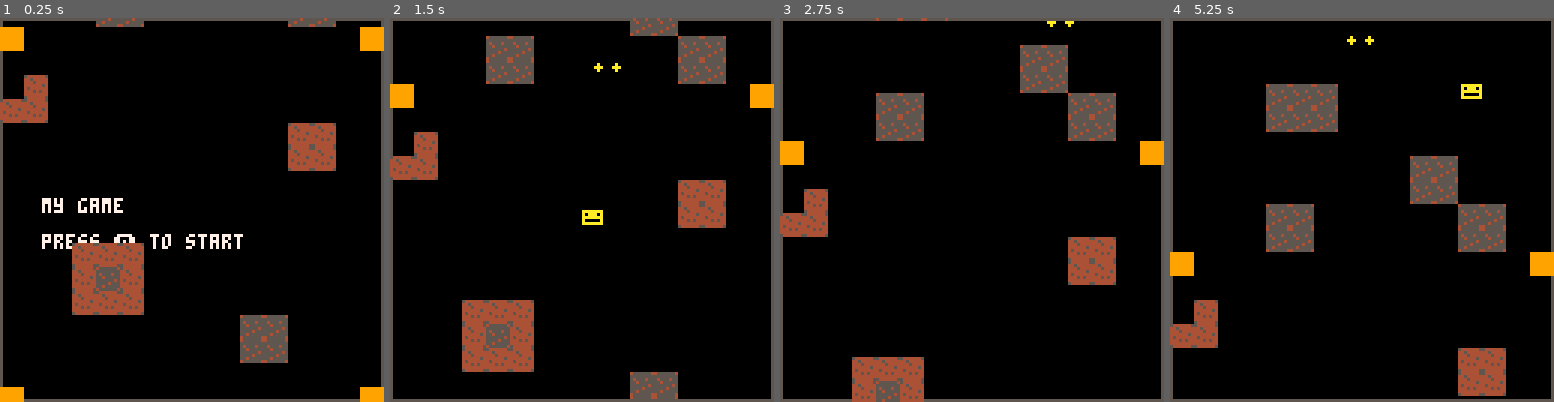
Above: before the commit, frames 1-4 (left to right).
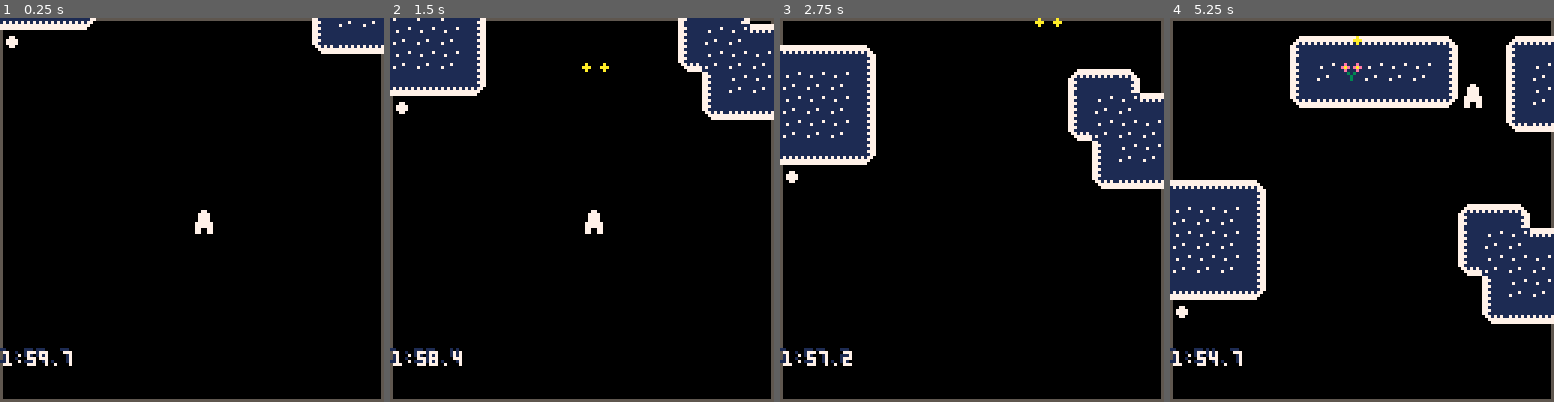
Above: after the commit, the same moments.

Repository: morningtoast/pico8-caravan
Game: PICO-8 cartridge caravan.p8
The game is run twice, just before and just after one commit, with the same random seed, the same clock (stepped at 60 frames per second) and the same inputs.
Inputs:
- Up to frame 1 (0.25 s): no input
- Up to frame 2 (1.5 s): tap X (X key) at 0.33, 1.07 s; tap O (Z key) at 0.7 s
- Up to frame 3 (2.75 s): hold Right 1.6-2.1 s; tap O (Z key) at 1.7, 2.1, 2.5 s; tap X (X key) at 1.85 s; hold Up 2.15-2.42 s; hold Right from 2.47 s (still down)
- Up to frame 4 (5.25 s): tap O (Z key) every 0.4 s from 2.9 to 4.9 s; tap X (X key) at 2.97, 4.08, 5.2 s; release Right at 3.03 s; hold Left 3.08-3.58 s; hold Down 3.63-3.97 s; hold Right 4.02-4.68 s; hold Up 4.73-5.03 s; hold Left from 5.08 s (still down)

The runs differ from the first frame. In frame 1, 13% of the frame differs, in the area x 0-100%, y 0-100%; in frame 2, 21%; in frame 3, 23%; in frame 4, 34%, in the area x 0-100%, y 4-99%.

Commit message:
Scrolling and tile switching works

Diff:
--- a/caravan.p8
+++ b/caravan.p8
@@ -76,8 +76,8 @@
 end
 
 function p_draw()
-	print("\140",p_x,p_y, 10)
-	--spr(1, p_x,p_y, 2,2)
+	--print("\140",p_x,p_y, 10)
+	spr(3, p_x,p_y)
 end
 
 function p_move()
@@ -103,13 +103,13 @@
 
 	end
 
-	p_muzzle_x=p_x+8
+	p_muzzle_x=p_x+4
 	p_muzzle_y=p_y
 end
 
 function p_action()
-	if btnzp then
-		if timer("firerate",3,true) then
+	if btnz then
+		if timer("firerate",9,true) then
 			bullet_shoot(p_muzzle_x,p_muzzle_y)
 		end
 	else
@@ -182,7 +182,34 @@
 		b.y+=b.dy
 
 
-		debug=fget(mget(b.x/8,b.y-mapy/8),1)
+		--debug=fget(mget(b.x/8,b.y-mapy/8),1)
+		map_xoffset=0 --use map1
+		map_yoffset=map1y
+		if b.y<map1y then
+			map_xoffset=128 --use map2
+			map_yoffset=map2y
+		end
+
+		if b.y<map2y then
+			map_xoffset=256 --use map3
+			map_yoffset=map3y
+		end
+
+		--get tile and check its flag
+		current_tile=mget((b.x+map_xoffset)/8,(b.y-map_yoffset)/8)
+
+		tile_is_dirt=fget(current_tile,0)
+		tile_is_flower=fget(current_tile,1)
+		--tile_is_rose=fget(current_tile,3)
+
+
+		if tile_is_dirt then
+			mset((b.x+map_xoffset)/8,(b.y-map_yoffset)/8,33)
+			del(bullets,b)
+		end
+
+
+
 
 		if offscreen(b.x,b.y) then
 			del(bullets,b)
@@ -556,7 +583,7 @@
 
 function _init()
 	score_reset()
-	title_init()
+	game_init()
 	--[[
 	objects={}
 	for mx=0,15 do
@@ -583,18 +610,43 @@
 	btnzp=btnp(4)
 	btnxp=btnp(5)
 
+
 	cart_update()
 	t+=1
 end
 
-mapy=-384
+scroll_speed=.3
+map1y=-384
+map2y=-896
+map3y=-1408
+
 function _draw()
 	cls()
 
-	cart_draw()
+
 	rect(0,0,127,127,5)
-	map(0,0, 0,mapy, 32,128)
-	mapy+=.25
+
+
+	if flr(map3y)>=0 then
+		scroll_speed=0
+	else
+		game_clock=clock.update(game_clock,-1)
+	end --stops scrolling
+
+	if map1y<128 then
+		map(0,0, 0,map1y, 32,128)
+		map1y+=scroll_speed
+	end
+
+	if map2y<128 then
+		map(16,0, 0,map2y, 32,128)
+		map2y+=scroll_speed
+	end
+
+	map(32,0, 0,map3y, 32,128)
+	map3y+=scroll_speed
+
+	debug=clock.text(game_clock)
 
 	--[[
 	for obj in all(objects) do
@@ -609,6 +661,10 @@
 	--debug=#objects
 
 
+	cart_draw()
+
+
+
 	if debug then print(debug, 0,110, 1) print(debug, 1,111, 7) end
 end
 
@@ -620,8 +676,25 @@
 	if musicon then musicon=false music(-1) else musicon=true end
 end)
 
-
-
+game_clock=120
+clock={
+	update=function(cv,d)
+		d=d or 1
+		cv+=1/60*d
+
+		if d<0 and cv<=0 then cv=0 end
+
+		return cv
+	end,
+	text=function(cv)
+		local mins=flr(cv/60)
+		local sec=flr(cv%60)
+		if (sec<10) then sec="0"..sec end
+
+		return(mins..":"..sec.."."..(flr(10*(cv-flr(cv)))).."")
+
+	end
+}
 
 
 --
@@ -982,168 +1055,168 @@
 
 
 __gff__
-0000020000000000000000000000000008000000000000000000000000000000000000000000000000000000000000000000000000000000000000000000000000000000000000000000000000000000000000000000000000000000000000000000000000000000000000000000000000000000000000000000000000000000
+0002000000000000000000000000000008000000000000000000000000000000000201000000000000000000000000000000000000000000000000000000000000000000000000000000000000000000000000000000000000000000000000000000000000000000000000000000000000000000000000000000000000000000
 0000000000000000000000000000000000000000000000000000000000000000000000000000000000000000000000000000000000000000000000000000000000000000000000000000000000000000000000000000000000000000000000000000000000000000000000000000000000000000000000000000000000000000
 __map__
-0200000000000000000000000000000200000000000000000000000000000000000000000000000000000000000000000000000000000000000000000000000000000000000000000000000000000000000000000000000000000000000000000000000000000000000000000000000000000000000000000000000000000000
-0000000000000000000000000000000000000000000000000000000000000000000000000000000000000000000000000000000000000000000000000000000000000000000000000000000000000000000000000000000000000000000000000000000000000000000000000000000000000000000000000000000000000000
-0000000000000000010000000000000000000000000000000000000000000000000000000000000000000000000000000000000000000000000000000000000000000000000000000000000000000000000000000000000000000000000000000000000000000000000000000000000000000000000000000000000000000000
-0000000100000000000000000000000000000000000000000000000000000000000000000000000000000000000000000000000000000000000000000000000000000000000000000000000000000000000000000000000000000000000000000000000000000000000000000000000000000000000000000000000000000000
-0000000000010000000000010000000000000000000000000000000000000000000000000000000000000000000000000000000000000000000000000000000000000000000000000000000000000000000000000000000000000000000000000000000000000000000000000000000000000000000000000000000000000000
-0000000000000000000000010000000000000000000000000000000000000000000000000000000000000000000000000000000000000000000000000000000000000000000000000000000000000000000000000000000000000000000000000000000000000000000000000000000000000000000000000000000000000000
-0000000000000002000000000000000000000000000000000000000000000000000000000000000000000000000000000000000000000000000000000000000000000000000000000000000000000000000000000000000000000000000000000000000000000000000000000000000000000000000000000000000000000000
-0000000000000000000000000000000000000000000000000000000000000000000000000000000000000000000000000000000000000000000000000000000000000000000000000000000000000000000000000000000000000000000000000000000000000000000000000000000000000000000000000000000000000000
-0000000000000000000000000000000000000000000000000000000000000000000000000000000000000000000000000000000000000000000000000000000000000000000000000000000000000000000000000000000000000000000000000000000000000000000000000000000000000000000000000000000000000000
-0000000000000000000000000000000000000000000000000000000000000000000000000000000000000000000000000000000000000000000000000000000000000000000000000000000000000000000000000000000000000000000000000000000000000000000000000000000000000000000000000000000000000000
-0000000001000000000001010000000000000000000000000000000000000000000000000000000000000000000000000000000000000000000000000000000000000000000000000000000000000000000000000000000000000000000000000000000000000000000000000000000000000000000000000000000000000000
-0000000100010000000000010000000000000000000000000000000000000000000000000000000000000000000000000000000000000000000000000000000000000000000000000000000000000000000000000000000000000000000000000000000000000000000000000000000000000000000000000000000000000000
-0000000000000000000000000000000000000000000000000000000000000000000000000000000000000000000000000000000000000000000000000000000000000000000000000000000000000000000000000000000000000000000000000000000000000000000000000000000000000000000000000000000000000000
-0000000000000000000000000000000000000000000000000000000000000000000000000000000000000000000000000000000000000000000000000000000000000000000000000000000000000000000000000000000000000000000000000000000000000000000000000000000000000000000000000000000000000000
-0000000000000000000101000000000000000000000000000000000000000000000000000000000000000000000000000000000000000000000000000000000000000000000000000000000000000000000000000000000000000000000000000000000000000000000000000000000000000000000000000000000000000000
-0200000000000000000000000000000200000000000000000000000000000000000000000000000000000000000000000000000000000000000000000000000000000000000000000000000000000000000000000000000000000000000000000000000000000000000000000000000000000000000000000000000000000000
-0000000000000000000000000000000000000000000000000000000000000000000000000000000000000000000000000000000000000000000000000000000000000000000000000000000000000000000000000000000000000000000000000000000000000000000000000000000000000000000000000000000000000000
-0000000000000000000000000000000000000000000000000000000000000000000000000000000000000000000000000000000000000000000000000000000000000000000000000000000000000000000000000000000000000000000000000000000000000000000000000000000000000000000000000000000000000000
-0000000000000000000000000000000000000000000000000000000000000000000000000000000000000000000000000000000000000000000000000000000000000000000000000000000000000000000000000000000000000000000000000000000000000000000000000000000000000000000000000000000000000000
-0000000000000200000000000000000000000000000000000000000000000000000000000000000000000000000000000000000000000000000000000000000000000000000000000000000000000000000000000000000000000000000000000000000000000000000000000000000000000000000000000000000000000000
-0000000002000000020200000000000000000000000000000000000000000000000000000000000000000000000000000000000000000000000000000000000000000000000000000000000000000000000000000000000000000000000000000000000000000000000000000000000000000000000000000000000000000000
-0000000000000002020000000000000000000000000000000000000000000000000000000000000000000000000000000000000000000000000000000000000000000000000000000000000000000000000000000000000000000000000000000000000000000000000000000000000000000000000000000000000000000000
-0000000002020002020200000000000000000000000000000000000000000000000000000000000000000000000000000000000000000000000000000000000000000000000000000000000000000000000000000000000000000000000000000000000000000000000000000000000000000000000000000000000000000000
-0000000000000002020200000000000000000000000000000000000000000000000000000000000000000000000000000000000000000000000000000000000000000000000000000000000000000000000000000000000000000000000000000000000000000000000000000000000000000000000000000000000000000000
-0000000000000000000000000000000000000000000000000000000000000000000000000000000000000000000000000000000000000000000000000000000000000000000000000000000000000000000000000000000000000000000000000000000000000000000000000000000000000000000000000000000000000000
-0000000000000000000000000000000000000000000000000000000000000000000000000000000000000000000000000000000000000000000000000000000000000000000000000000000000000000000000000000000000000000000000000000000000000000000000000000000000000000000000000000000000000000
-0000000000000000000000000000000000000000000000000000000000000000000000000000000000000000000000000000000000000000000000000000000000000000000000000000000000000000000000000000000000000000000000000000000000000000000000000000000000000000000000000000000000000000
-0000000000000000000000000000000000000000000000000000000000000000000000000000000000000000000000000000000000000000000000000000000000000000000000000000000000000000000000000000000000000000000000000000000000000000000000000000000000000000000000000000000000000000
-0000000000000000000000000000000000000000000000000000000000000000000000000000000000000000000000000000000000000000000000000000000000000000000000000000000000000000000000000000000000000000000000000000000000000000000000000000000000000000000000000000000000000000
-0000020202020000000000000000000000000000000000000000000000000000000000000000000000000000000000000000000000000000000000000000000000000000000000000000000000000000000000000000000000000000000000000000000000000000000000000000000000000000000000000000000000000000
-0000020002020202000000020200000000000000000000000000000000000000000000000000000000000000000000000000000000000000000000000000000000000000000000000000000000000000000000000000000000000000000000000000000000000000000000000000000000000000000000000000000000000000
-0000020202000000000000020200000000000000000000000000000000000000000000000000000000000000000000000000000000000000000000000000000000000000000000000000000000000000000000000000000000000000000000000000000000000000000000000000000000000000000000000000000000000000
-…(130 lines of a section not shown)…
+0000000000000000000000000000000000000000000000000000000000000000120000000000000000000000000000120000000000000000000000000000000000000000000000000000000000000000000000000000000000000000000000000000000000000000000000000000000000000000000000000000000000000000
+0000000000000000000000000000000000000000000000000000000000000000000000000000000000000000000000000000000000000000000000000000000000000000000000000000000000000000000000000000000000000000000000000000000000000000000000000000000000000000000000000000000000000000
+0000000000000000000000000000000000000000000000000000000000000000000000000000000000000000000000000000000000000000000000000000000000000000000000000000000000000000000000000000000000000000000000000000000000000000000000000000000000000000000000000000000000000000
+0000000000000000000000000000000000000000000000000000000000000000000000000000000000000000000000000000000000000000000000000000000000000000000000000000000000000000000000000000000000000000000000000000000000000000000000000000000000000000000000000000000000000000
+0000000000000000000000000000000000000000000000000000000000000000000000000000000000000000000000000000000000000000000000000000000000000000000000000000000000000000000000000000000000000000000000000000000000000000000000000000000000000000000000000000000000000000
+0000000000000000000000000000000000000000000000000000000000000000000000000000000000000000000000000000000000000000000000000000000000000000000000000000000000000000000000000000000000000000000000000000000000000000000000000000000000000000000000000000000000000000
+0000000000000000000000000000000000000000000000000000000000000000000000000000000000000000000000000000000000000000000000000000000000000000000000000000000000000000000000000000000000000000000000000000000000000000000000000000000000000000000000000000000000000000
+0000000000000000000000000000000000000000000000000000000000000000000000000000000000000000000000000000000000000000000000000000000000000000000000000000000000000000000000000000000000000000000000000000000000000000000000000000000000000000000000000000000000000000
+0000000000000000000000000000000000000000000000000000000000000000000000000000000000000000000000000000000000000000000000000000000000000000000000000000000000000000000000000000000000000000000000000000000000000000000000000000000000000000000000000000000000000000
+0000000000000000000000000000000000000000000000000000000000000000000000000000000000000000000000000000000000000000000000000000000000000000000000000000000000000000000000000000000000000000000000000000000000000000000000000000000000000000000000000000000000000000
+0000000000000000000000000000000000000000000000000000000000000000000000000000000000000000000000000000000000000000000000000000000000000000000000000000000000000000000000000000000000000000000000000000000000000000000000000000000000000000000000000000000000000000
+0000000000000000000000000000000000000000000000000000000000000000000000000000000000000000000000000000000000000000000000000000000000000000000000000000000000000000000000000000000000000000000000000000000000000000000000000000000000000000000000000000000000000000
+0000000000000000000000000000000000000000000000000000000000000000000000000000000000000000000000000000000000000000000000000000000000000000000000000000000000000000000000000000000000000000000000000000000000000000000000000000000000000000000000000000000000000000
+0000000000000000000000000000000000000000000000000000000000000000000000000000000000000000000000000000000000000000000000000000000000000000000000000000000000000000000000000000000000000000000000000000000000000000000000000000000000000000000000000000000000000000
+0000000000000000000000000000000000000000000000000000000000000000000000000000000000000000000000000000000000000000000000000000000000000000000000000000000000000000000000000000000000000000000000000000000000000000000000000000000000000000000000000000000000000000
+0000000000000000000000000000000000000000000000000000000000000000000000000000000000000000000000000000000000000000000000000000000000000000000000000000000000000000000000000000000000000000000000000000000000000000000000000000000000000000000000000000000000000000
+0000000000000000000000000000000000000000000000000000000000000000000000000000000000000000000000000000000000000000000000000000000000000000000000000000000000000000000000000000000000000000000000000000000000000000000000000000000000000000000000000000000000000000
+0000000000000000000000000000000000000000000000000000000000000000000000000000000000000000000000000000000000000000000000000000000000000000000000000000000000000000000000000000000000000000000000000000000000000000000000000000000000000000000000000000000000000000
+0000000000000000000000000000000000000000000000000000000000000000000000000000000000000000000000000000000000000000000000000000000000000000000000000000000000000000000000000000000000000000000000000000000000000000000000000000000000000000000000000000000000000000
+0000000000000000000000000000000000000000000000000000000000000000000000000000000000000000000000000000000000000000000000000000000000000000000000000000000000000000000000000000000000000000000000000000000000000000000000000000000000000000000000000000000000000000
+0000000000000000000000000000000000000000000000000000000000000000000000000000000000000000000000000000000000000000000000000000000000000000000000000000000000000000000000000000000000000000000000000000000000000000000000000000000000000000000000000000000000000000
+0000000000000000000000000000000000000000000000000000000000000000000000000000000000000000000000000000000000000000000000000000000000000000000000000000000000000000000000000000000000000000000000000000000000000000000000000000000000000000000000000000000000000000
+0000000000000000000000000000000000000000000000000000000000000000000000000000000000000000000000000000000000000000000000000000000000000000000000000000000000000000000000000000000000000000000000000000000000000000000000000000000000000000000000000000000000000000
+0000000000000000000000000000000000000000000000000000000000000000000000000000000000000000000000000000000000000000000000000000000000000000000000000000000000000000000000000000000000000000000000000000000000000000000000000000000000000000000000000000000000000000
+0000000000000000000000000000000000000000000000000000000000000000000000000000000000000000000000000000000000000000000000000000000000000000000000000000000000000000000000000000000000000000000000000000000000000000000000000000000000000000000000000000000000000000
+0000000000000000000000000000000000000000000000000000000000000000000000000000000000000000000000000000000000000000000000000000000000000000000000000000000000000000000000000000000000000000000000000000000000000000000000000000000000000000000000000000000000000000
+0000000000000000000000000000000000000000000000000000000000000000000000000000000000000000000000000000000000000000000000000000000000000000000000000000000000000000000000000000000000000000000000000000000000000000000000000000000000000000000000000000000000000000
+0000000000000000000000000000000000000000000000000000000000000000000000000000000000000000000000000000000000000000000000000000000000000000000000000000000000000000000000000000000000000000000000000000000000000000000000000000000000000000000000000000000000000000
+0000000000000000000000000000000000000000000000000000000000000000000000000000000000000000000000000000000000000000000000000000000000000000000000000000000000000000000000000000000000000000000000000000000000000000000000000000000000000000000000000000000000000000
+0000000000000000000000000000000000000000000000000000000000000000000000000000000000000000000000000000000000000000000000000000000000000000000000000000000000000000000000000000000000000000000000000000000000000000000000000000000000000000000000000000000000000000
+0000000000000000000000000000000000000000000000000000000000000000000000000000000000000000000000000000000000000000000000000000000000000000000000000000000000000000000000000000000000000000000000000000000000000000000000000000000000000000000000000000000000000000
+0000000000000000000000000000000000000000000000000000000000000000000000000000000000000000000000000000000000000000000000000000000000000000000000000000000000000000000000000000000000000000000000000000000000000000000000000000000000000000000000000000000000000000
+…(130 lines of a section not shown)…
Not shown, changed: 71 lines of the sprite sheet (__gfx__) section of caravan.p8
Not shown, added: delivery.png
